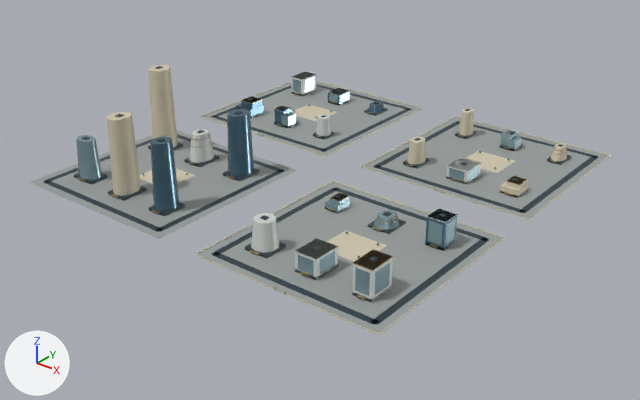
The glTF model web/public/assets/3d/ampliworld/GC-CITY-2030/GC-TILE-05-16.glb: old version first, new version second.
Before and after are seen from a 50 mm camera at (-4082.0, -2175.0, 658.0) aimed at (-4978.0, -1055.0, -36.0). The lights are fixed; the arrows at lower left show +X, +Y and +Z. The older version comes first. Where no turn or scale is listed for an object, it has been applied to the vertices. Vertices at exactly the same position are counted once.

Script lines for the objects in view, before the commit:
```python
ob_gc_tile_05_16_blue = bpy.data.objects.new('GC-TILE-05-16-blue', me_mesh_8)
ob_gc_tile_05_16_blue.location = (0.0, 0.0, 0.0)
ob_gc_tile_05_16_dark = bpy.data.objects.new('GC-TILE-05-16-dark', me_mesh_1)
ob_gc_tile_05_16_dark.location = (0.0, 0.0, 0.0)
ob_gc_tile_05_16_glass = bpy.data.objects.new('GC-TILE-05-16-glass', me_mesh_7)
ob_gc_tile_05_16_glass.location = (0.0, 0.0, 0.0)
ob_gc_tile_05_16_gold = bpy.data.objects.new('GC-TILE-05-16-gold', me_mesh_5)
ob_gc_tile_05_16_gold.location = (0.0, 0.0, 0.0)
ob_gc_tile_05_16_ivory = bpy.data.objects.new('GC-TILE-05-16-ivory', me_mesh_2)
ob_gc_tile_05_16_ivory.location = (0.0, 0.0, 0.0)
ob_gc_tile_05_16_paving = bpy.data.objects.new('GC-TILE-05-16-paving', me_mesh_0)
ob_gc_tile_05_16_paving.location = (0.0, 0.0, 0.0)
ob_gc_tile_05_16_white = bpy.data.objects.new('GC-TILE-05-16-white', me_mesh_6)
ob_gc_tile_05_16_white.location = (0.0, 0.0, 0.0)
```
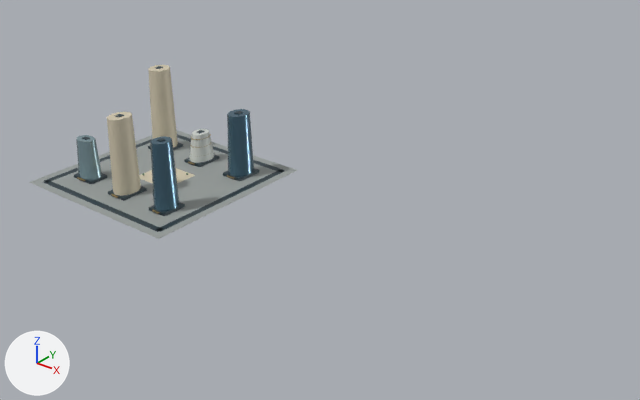
Edits to the bpy script that builds the scene:
```text
Change me_mesh_0:
    used by ob_gc_tile_05_16_paving; location = (0.0, 0.0, 0.0)
    remove me_mesh_0.from_pydata(...)  # 32 vertices, 48 faces; spans x -5379.0..-4621.0, y -1379.0..-621.0, z 0.0
    add me_mesh_0.from_pydata(...)  # 8 vertices, 12 faces; spans x -5379.0..-5041.0, y -1379.0..-1041.0, z 0.0
    me_mesh_0 part 1: the loose piece of 8 vertices spanning x -5379.0..-5041.0, y -959.0..-621.0, z 0.0 is deleted
    me_mesh_0 part 2: the loose piece of 8 vertices spanning x -4959.0..-4621.0, y -959.0..-621.0, z 0.0 is deleted
    me_mesh_0 part 3: the loose piece of 8 vertices spanning x -4959.0..-4621.0, y -1379.0..-1041.0, z 0.0 is deleted
Change me_mesh_1:
    used by ob_gc_tile_05_16_dark; location = (0.0, 0.0, 0.0)
    remove me_mesh_1.from_pydata(...)  # 512 vertices, 768 faces; spans x -5364.0..-4636.0, y -1364.0..-636.0, z 0.0..161.0
    add me_mesh_1.from_pydata(...)  # 128 vertices, 192 faces; spans x -5364.0..-5056.0, y -1364.0..-1056.0, z 0.0..161.0
    me_mesh_1 part 4: 48 loose pieces with 384 vertices, spanning x -5364.0..-4636.0, y -1364.0..-636.0, z 0.0..54.0, are deleted
Change me_mesh_2:
    used by ob_gc_tile_05_16_ivory; location = (0.0, 0.0, 0.0)
    remove me_mesh_2.from_pydata(...)  # 278 vertices, 452 faces; spans x -5380.0..-4620.0, y -1380.0..-620.0, z 0.0..160.0
    add me_mesh_2.from_pydata(...)  # 52 vertices, 92 faces; spans x -5331.0..-5170.0, y -1324.0..-1093.0, z 0.0..160.0
    me_mesh_2 part 5: 23 loose pieces with 226 vertices, spanning x -5380.0..-4620.0, y -1380.0..-620.0, z 0.0..52.0, are deleted
Change me_mesh_5:
    used by ob_gc_tile_05_16_gold; location = (0.0, 0.0, 0.0)
    remove me_mesh_5.from_pydata(...)  # 1130 vertices, 1968 faces; spans x -5331.0..-4673.0, y -1380.0..-677.0, z 0.0..138.0
    add me_mesh_5.from_pydata(...)  # 444 vertices, 792 faces; spans x -5331.0..-5091.0, y -1328.0..-1094.0, z 4.0..138.0
    me_mesh_5 part 6: 49 loose pieces with 686 vertices, spanning x -5322.0..-4673.0, y -1380.0..-677.0, z 0.0..52.0, are deleted
Change me_mesh_6:
    used by ob_gc_tile_05_16_white; location = (0.0, 0.0, 0.0)
    remove me_mesh_6.from_pydata(...)  # 154 vertices, 252 faces; spans x -5327.0..-4673.0, y -1323.0..-673.0, z 0.0..57.0
    add me_mesh_6.from_pydata(...)  # 22 vertices, 40 faces; spans x -5229.0..-5191.0, y -1144.0..-1092.0, z 5.0..57.0
    me_mesh_6 part 7: 13 loose pieces with 132 vertices, spanning x -5327.0..-4673.0, y -1323.0..-673.0, z 0.0..52.0, are deleted
Change me_mesh_7:
    used by ob_gc_tile_05_16_glass; location = (0.0, 0.0, 0.0)
    remove me_mesh_7.from_pydata(...)  # 276 vertices, 428 faces; spans x -5333.0..-4673.0, y -1323.0..-674.0, z 0.0..75.0
    add me_mesh_7.from_pydata(...)  # 22 vertices, 40 faces; spans x -5333.0..-5287.0, y -1316.0..-1280.0, z 5.0..75.0
    me_mesh_7 part 9: 30 loose pieces with 254 vertices, spanning x -5326.0..-4673.0, y -1323.0..-674.0, z 0.0..46.0, are deleted
Change me_mesh_8:
    used by ob_gc_tile_05_16_blue; location = (0.0, 0.0, 0.0)
    remove me_mesh_8.from_pydata(...)  # 106 vertices, 180 faces; spans x -5331.0..-4674.0, y -1321.0..-676.0, z 0.0..122.0
    add me_mesh_8.from_pydata(...)  # 44 vertices, 80 faces; spans x -5130.0..-5090.0, y -1321.0..-1092.0, z 5.0..122.0
    me_mesh_8 part 8: 6 loose pieces with 62 vertices, spanning x -5331.0..-4674.0, y -1135.0..-676.0, z 0.0..49.0, are deleted
```

Changed parts and their boxes [x1, y1, x2, y2] in the pictures (640 x 400 px):
'GC-TILE-05-16-paving', reshaped (54% narrower, 57% shorter)
    before: [30, 82, 609, 334]
    after: [30, 130, 297, 239]
'GC-TILE-05-16-ivory', reshaped (82% narrower, 51% shorter)
    before: [107, 65, 611, 335]
    after: [107, 65, 195, 196]
'GC-TILE-05-16-dark', reshaped (57% narrower, 36% shorter)
    before: [43, 66, 599, 325]
    after: [43, 66, 284, 232]
'GC-TILE-05-16-blue', reshaped (66% narrower, 37% shorter)
    before: [151, 89, 457, 251]
    after: [151, 109, 254, 211]
'GC-TILE-05-16-white', reshaped (92% narrower, 85% shorter)
    before: [189, 72, 517, 303]
    after: [189, 129, 214, 163]
'GC-TILE-05-16-glass', reshaped (94% narrower, 79% shorter)
    before: [76, 77, 522, 296]
    after: [76, 135, 102, 180]
'GC-TILE-05-16-gold', reshaped
    before: [78, 93, 567, 299]
    after: [78, 134, 234, 213]
part 1 of me_mesh_0, deleted
    before: [202, 82, 421, 155]
part 2 of me_mesh_0, deleted
    before: [362, 117, 609, 218]
part 3 of me_mesh_0, deleted
    before: [197, 182, 502, 334]
part 4 of me_mesh_1, deleted
    before: [211, 74, 599, 325]
part 5 of me_mesh_2, deleted
    before: [195, 81, 611, 335]
part 6 of me_mesh_5, deleted
    before: [241, 93, 567, 299]
part 7 of me_mesh_6, deleted
    before: [251, 72, 517, 303]
part 8 of me_mesh_8, deleted
    before: [236, 89, 457, 251]
part 9 of me_mesh_7, deleted
    before: [282, 77, 522, 296]
